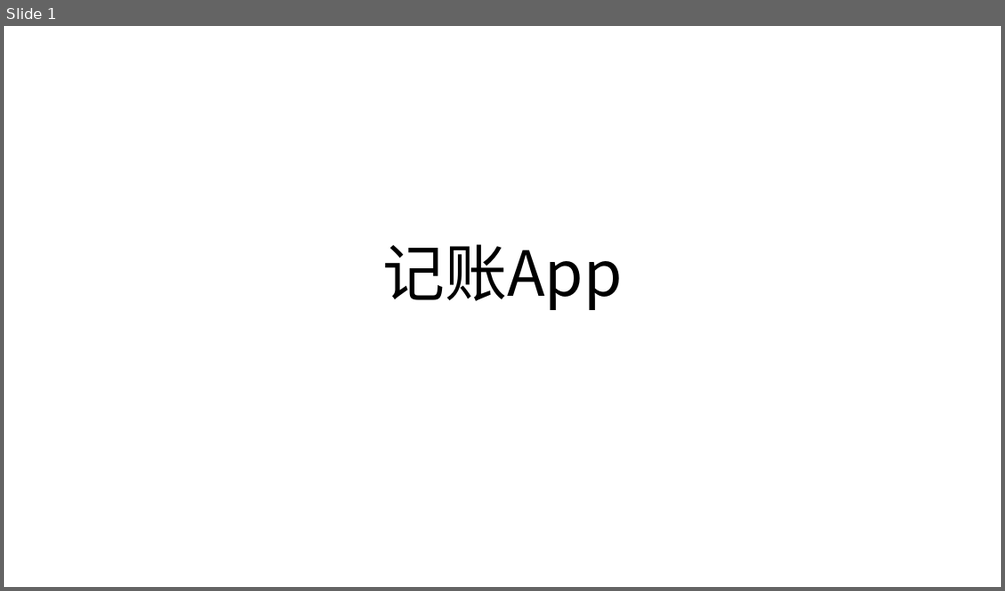
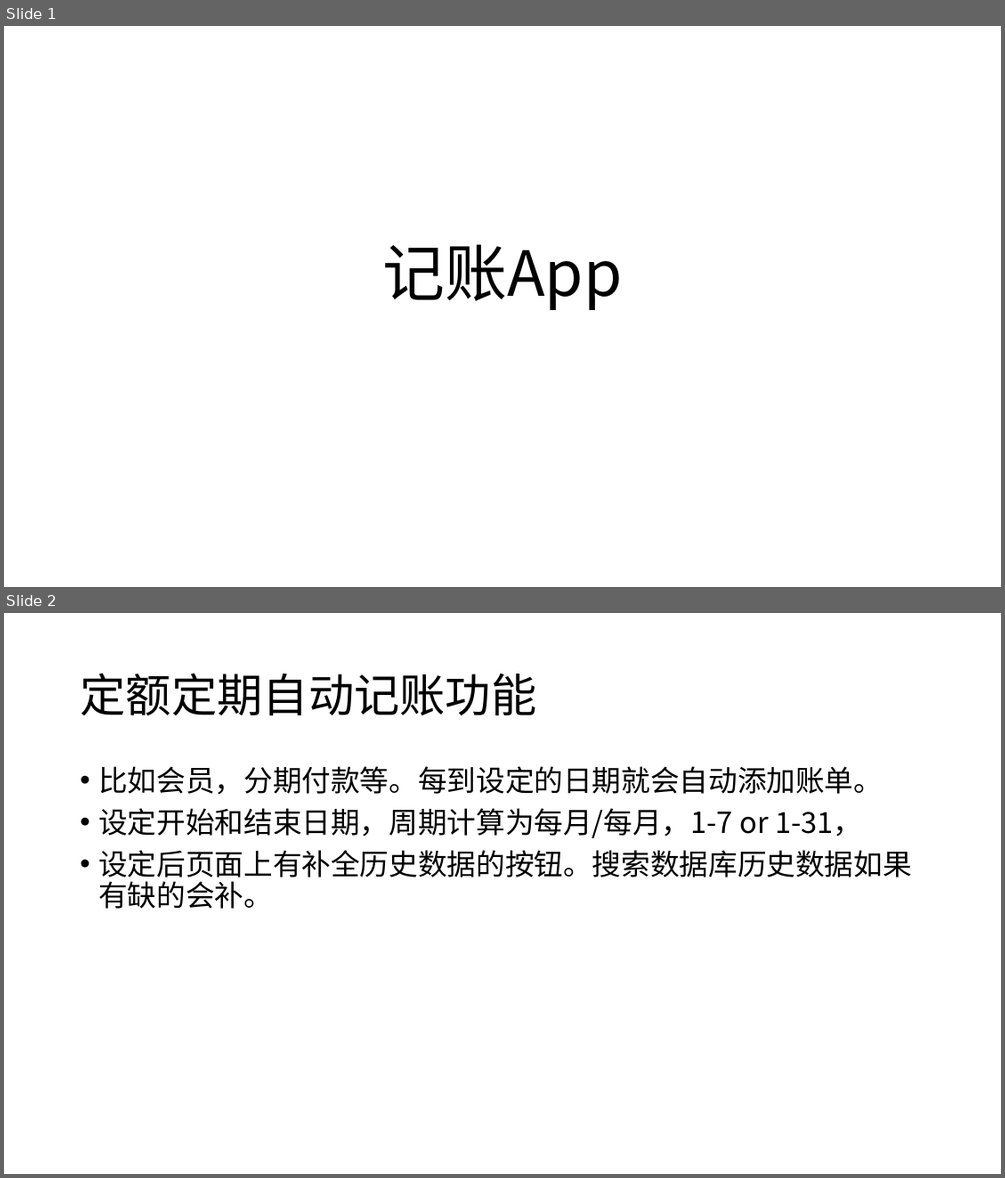
Before and after one commit to w9029/expense_statistics, a slide deck: documents/expenseWebsiteScript.pptx. Shown one above the other, each under a label of ours: slide 1 before the commit, slides 1 and 2 after it. The pictures are 1005x591 and 1005x1178 pixels, drawn with LibreOffice and Linux fonts; fonts in the diff are those of the drawing. Boxes give left, top, right and bottom in pixels: in the first picture for what was removed or moved away, otherwise in the second. Text is boxed around its words. In the diff, an @@ line names an element or a change of style, - is before the commit and + after.

```diff
--- a/documents/expenseWebsiteScript.pptx
+++ b/documents/expenseWebsiteScript.pptx
@@ slide 2 added at (x1=4, y1=613, x2=1001, y2=1174), background #FFFFFF @@
@@ title added at (x1=80, y1=673, x2=536, y2=715), 44 pt, text #000000 @@
+定额定期自动记账功能
@@ text added at (x1=98, y1=766, x2=911, y2=908), 28 pt, text #000000 @@
+• 比如会员，分期付款等。每到设定的日期就会自动添加账单。
+• 设定开始和结束日期，周期计算为每月/每月，1-7 or 1-31，
+• 设定后页面上有补全历史数据的按钮。搜索数据库历史数据如果有缺的会补。
```
Also in this commit, not shown: 3 slides changed, 19 other slides added, 3 slides removed, 21 other files.
